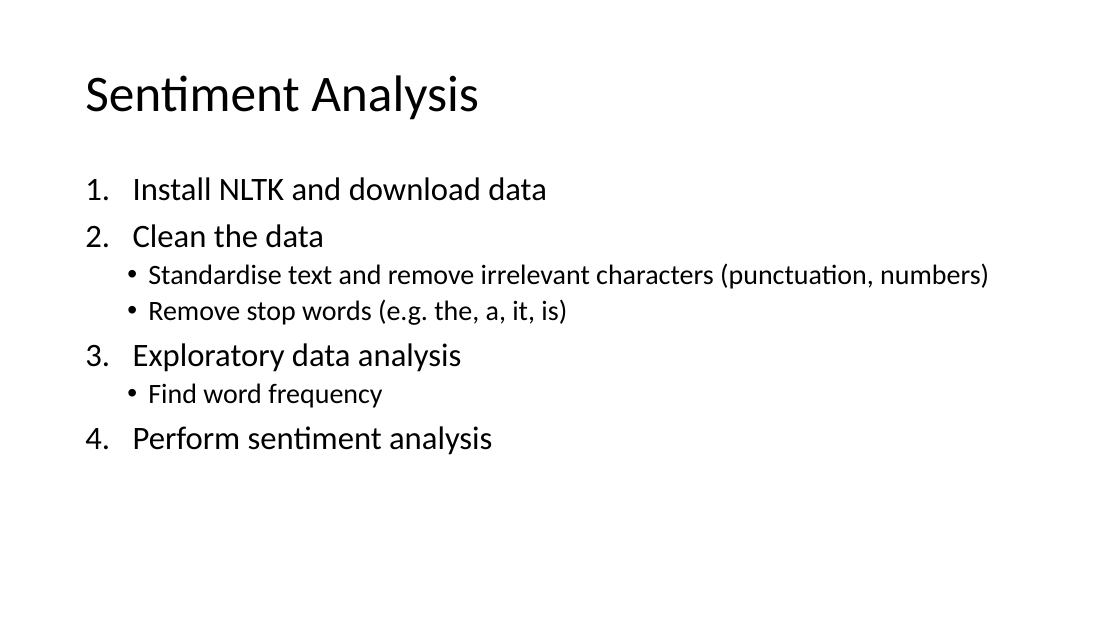
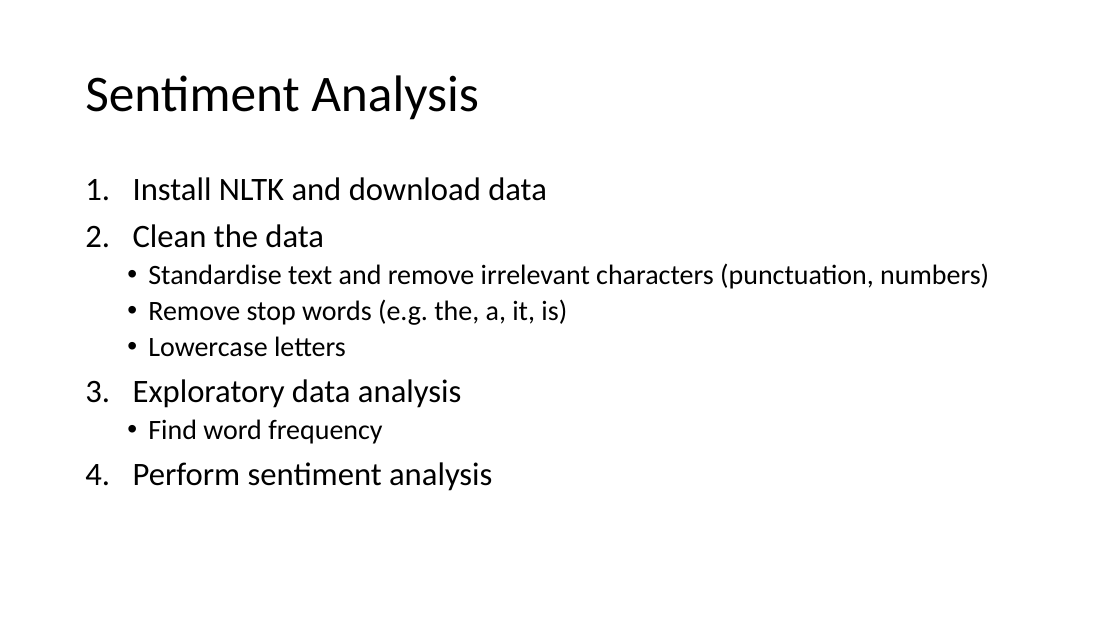
Before and after one commit to theresa-leehq/text-analysis-draft, a slide deck: slide 14 of Text Analysis in Python.pptx (slide 5 before the commit). Drawn at 1120x630 pixels with LibreOffice and Linux fonts; fonts in the diff are those of the drawing. Boxes give left, top, right and bottom in pixels: in the first picture for what was removed or moved away, otherwise in the second. Text is boxed around its words. In the diff, an @@ line names an element or a change of style, - is before the commit and + after.

```diff
--- a/Text Analysis in Python.pptx
+++ b/Text Analysis in Python.pptx
@@ text at [148,336,346,357]: paragraph added @@
+  • Lowercase letters
```
Also in this commit, not shown: 3 other slides changed, 26 slides added, 4 slides removed, 2 other files.
